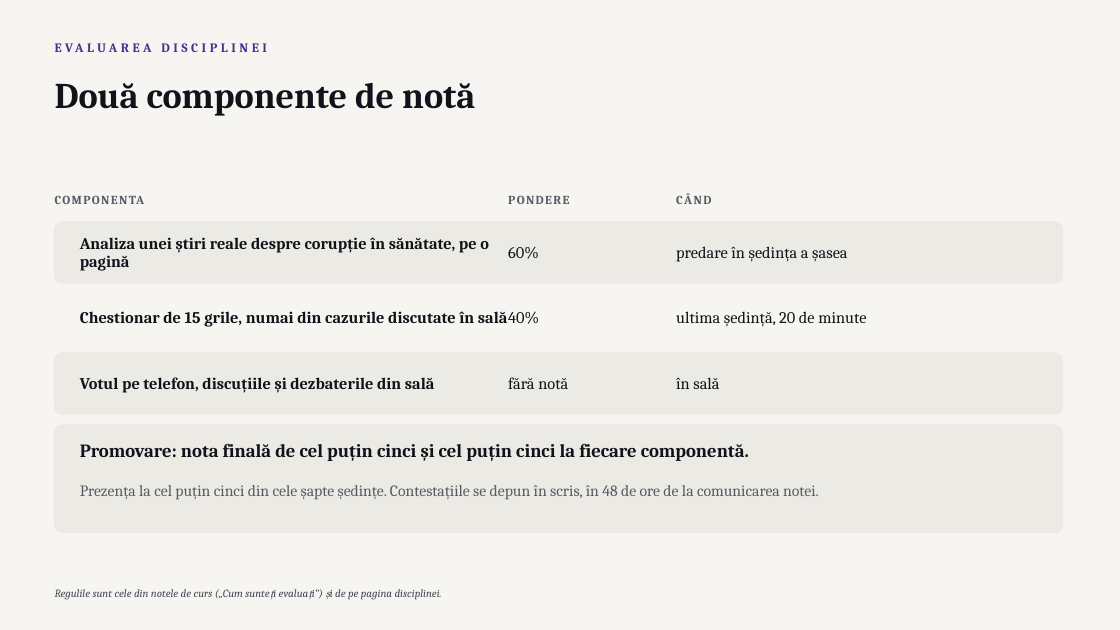
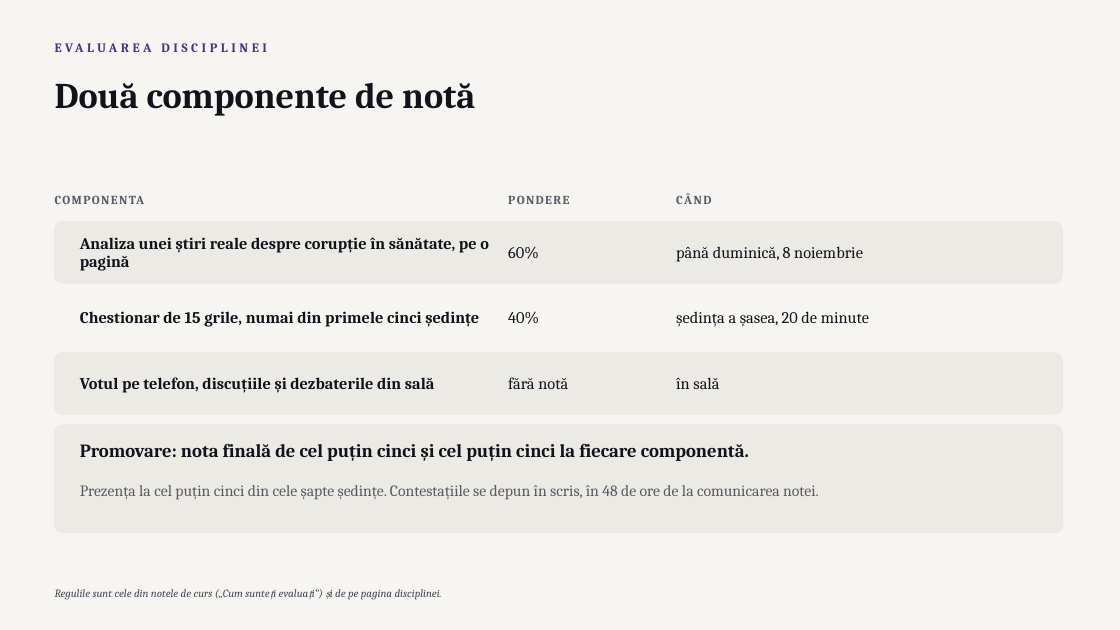
Before and after one commit to apana-prog/cursuri-umf, a slide deck: slide 49 of OPT_PLIC/ro/fisiere/C01.pptx. Drawn at 1120x630 pixels with LibreOffice and Linux fonts; fonts in the diff are those of the drawing. Boxes give left, top, right and bottom in pixels: in the first picture for what was removed or moved away, otherwise in the second. Text is boxed around its words. In the diff, an @@ line names an element or a change of style, - is before the commit and + after.

```diff
--- a/OPT_PLIC/ro/fisiere/C01.pptx
+++ b/OPT_PLIC/ro/fisiere/C01.pptx
@@ text at bbox=[676, 246, 863, 262]: text changed @@
-predare în ședința a șasea
+până duminică, 8 noiembrie
@@ text at bbox=[80, 311, 479, 327]: text changed @@
-Chestionar de 15 grile, numai din cazurile discutate în sală
+Chestionar de 15 grile, numai din primele cinci ședințe
@@ text at bbox=[676, 311, 869, 327]: text changed @@
-ultima ședință, 20 de minute
+ședința a șasea, 20 de minute
```
Also in this commit, not shown: 2 other slides changed, 27 other files.
